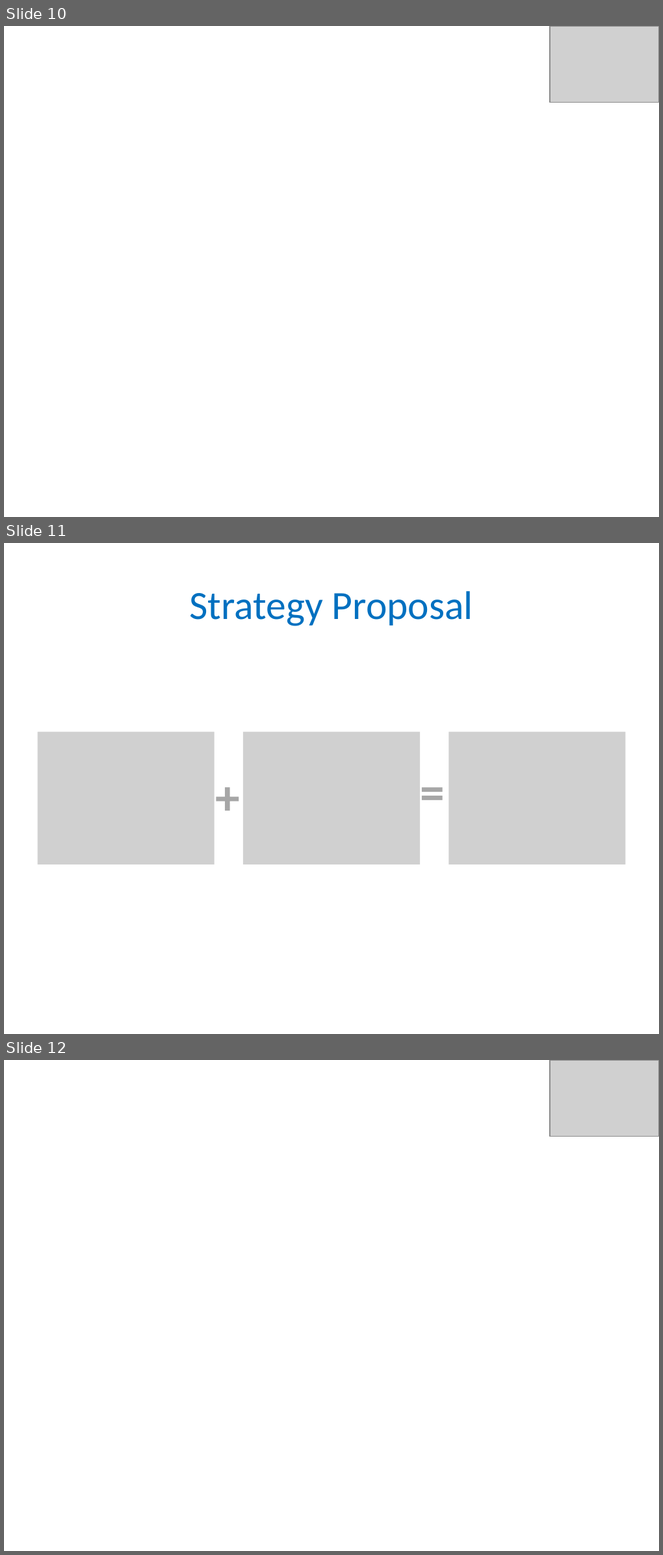
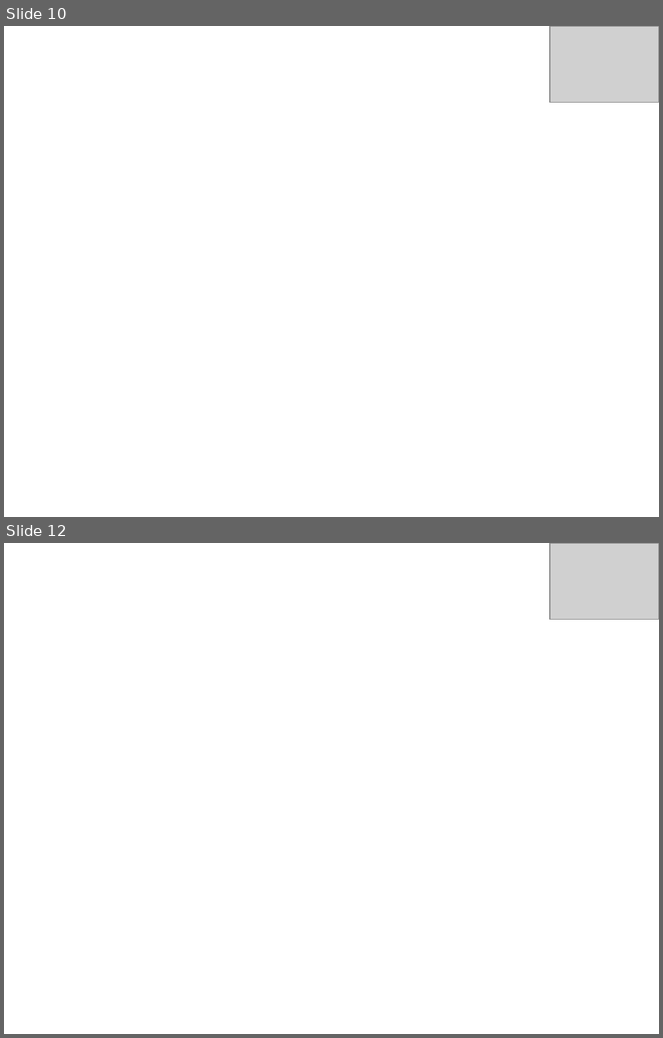
Before and after one commit to PowerPointLabs/PowerPointLabs, a slide deck: doc/Agenda Lab Example - Visual Agenda.pptx. Shown one above the other, each under a label of ours: slides 10, 11 and 12 before the commit, slides 10 and 12 after it; the slides between them are not shown. The pictures are 663x1555 and 663x1038 pixels, drawn with LibreOffice and Linux fonts; fonts in the diff are those of the drawing; grey boxes stand for pictures; background and template pictures are left out. Boxes give left, top, right and bottom in pixels: in the first picture for what was removed or moved away, otherwise in the second. Text is boxed around its words. In the diff, an @@ line names an element or a change of style, - is before the commit and + after.

```diff
--- a/doc/Agenda Lab Example - Visual Agenda.pptx
+++ b/doc/Agenda Lab Example - Visual Agenda.pptx
@@ slide 11 removed at [4, 543, 659, 1034], background #FFFFFF @@
@@ title removed at [189, 591, 473, 626] @@
-Strategy Proposal
@@ picture removed at [37, 731, 215, 864] @@
@@ picture removed at [243, 731, 420, 864] @@
@@ picture removed at [449, 731, 626, 864] @@
@@ text removed at [209, 763, 250, 829] @@
-+
@@ text removed at [414, 758, 456, 824] @@
-=
```
Also in this commit, not shown: 6 slides changed, 6 slides added, 5 other slides removed, 2 other files.
